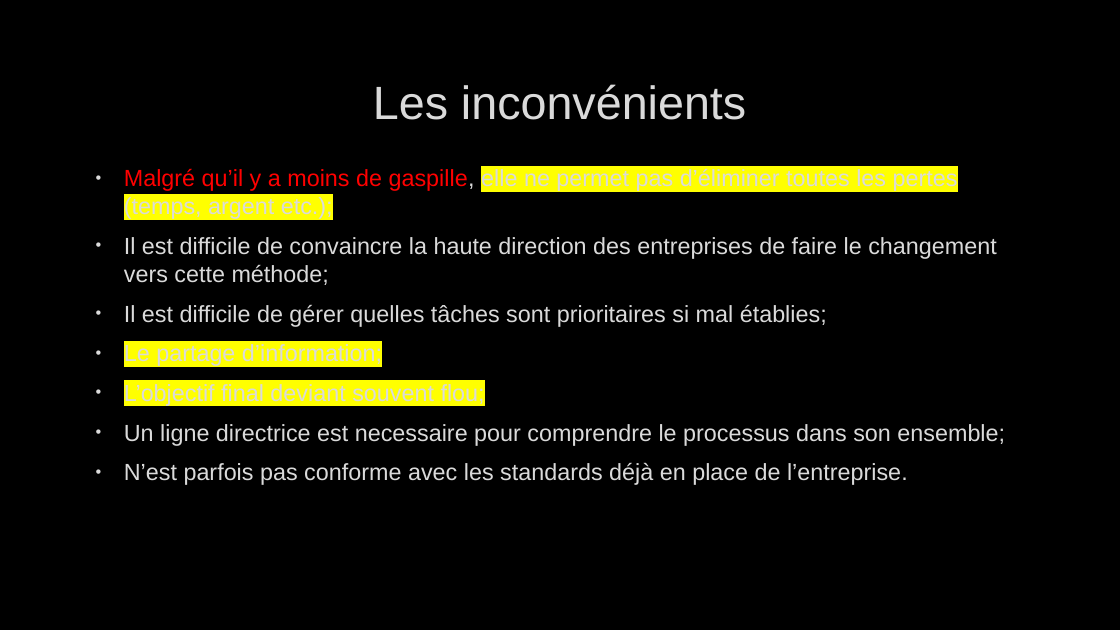
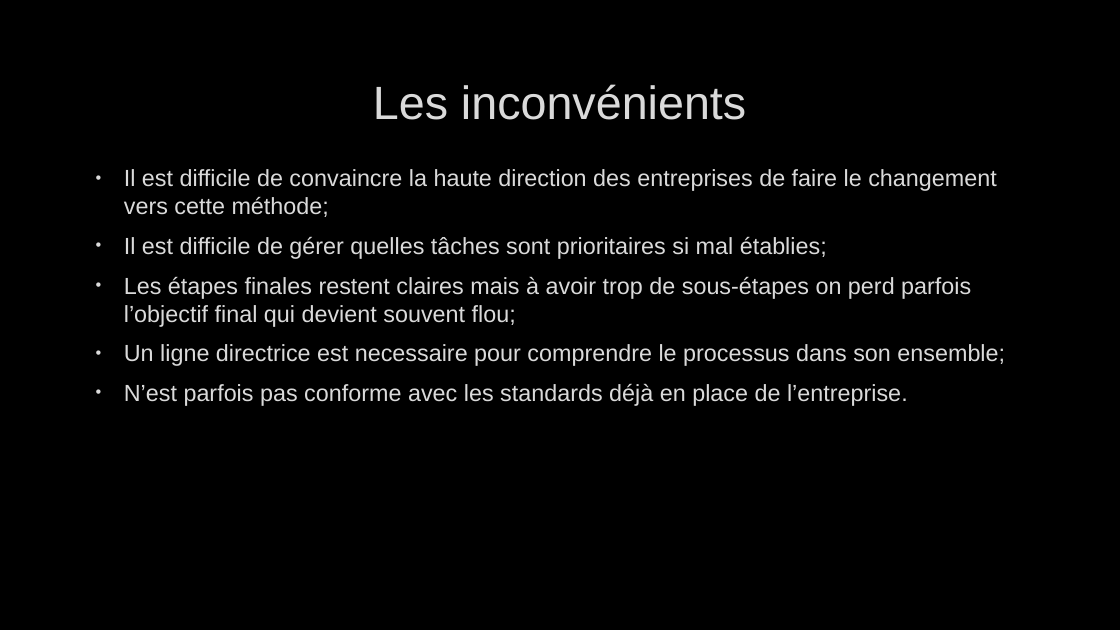
Before and after one commit to joyaAmora/Analyse_relationnelle, a slide deck: slide 13 of NotePowerpoint.pptx. Drawn at 1120x630 pixels with LibreOffice and Linux fonts; fonts in the diff are those of the drawing; background and template pictures are left out. Boxes give left, top, right and bottom in pixels: in the first picture for what was removed or moved away, otherwise in the second. Text is boxed around its words. In the diff, an @@ line names an element or a change of style, - is before the commit and + after.

Commit message:
powerpoint final

```diff
--- a/NotePowerpoint.pptx
+++ b/NotePowerpoint.pptx
@@ text at box(124, 168, 958, 219): paragraph removed @@
-• Malgré qu’il y a moins de gaspille, elle ne permet pas d’éliminer toutes les pertes (temps, argent etc.);
@@ text at box(124, 276, 971, 327): text changed @@
-• Le partage d’information;
-• L’objectif final deviant souvent flou;
+• Les étapes finales restent claires mais à avoir trop de sous-étapes on perd parfois l’objectif final qui devient souvent flou;
```
Also in this commit, not shown: 4 other slides changed.
